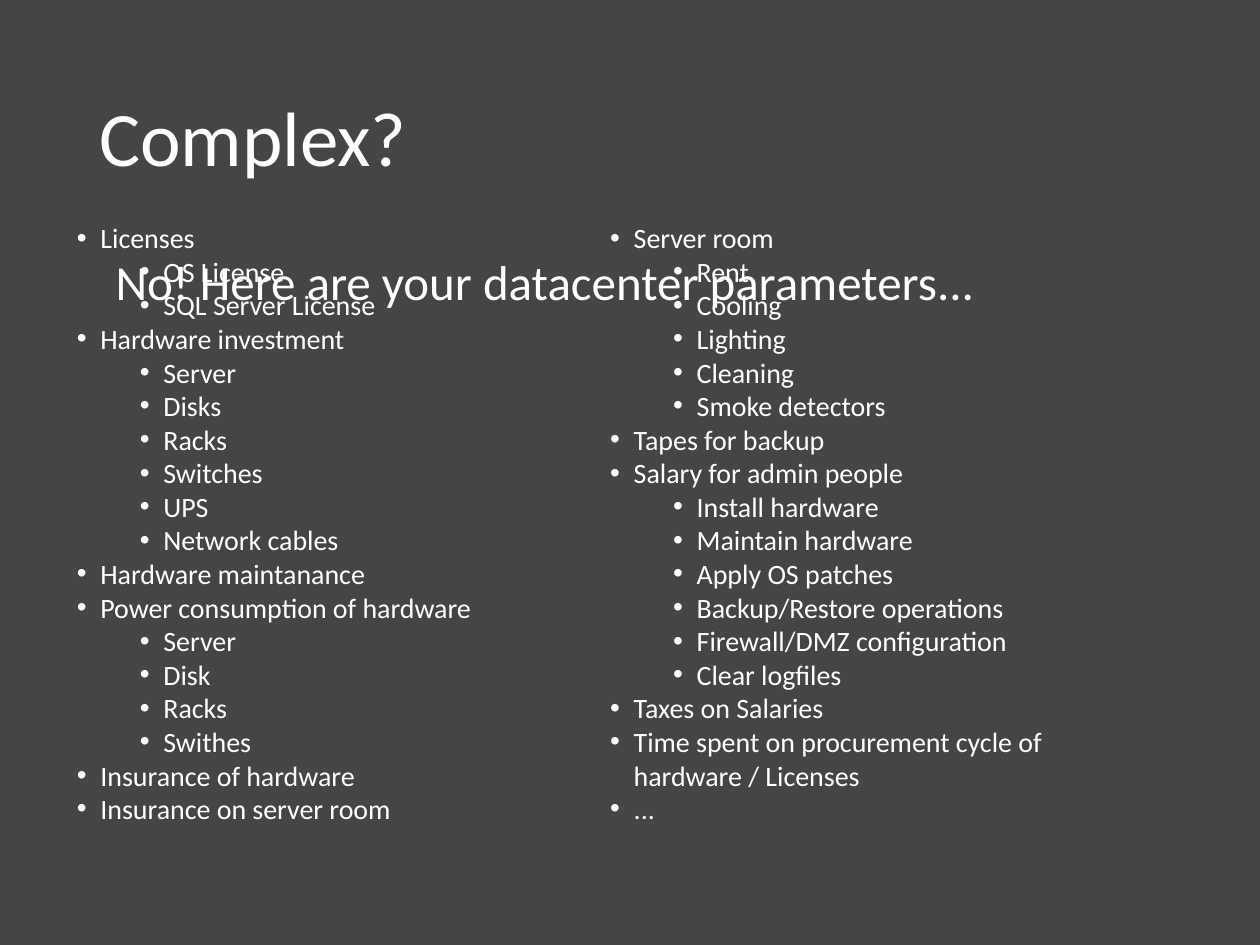
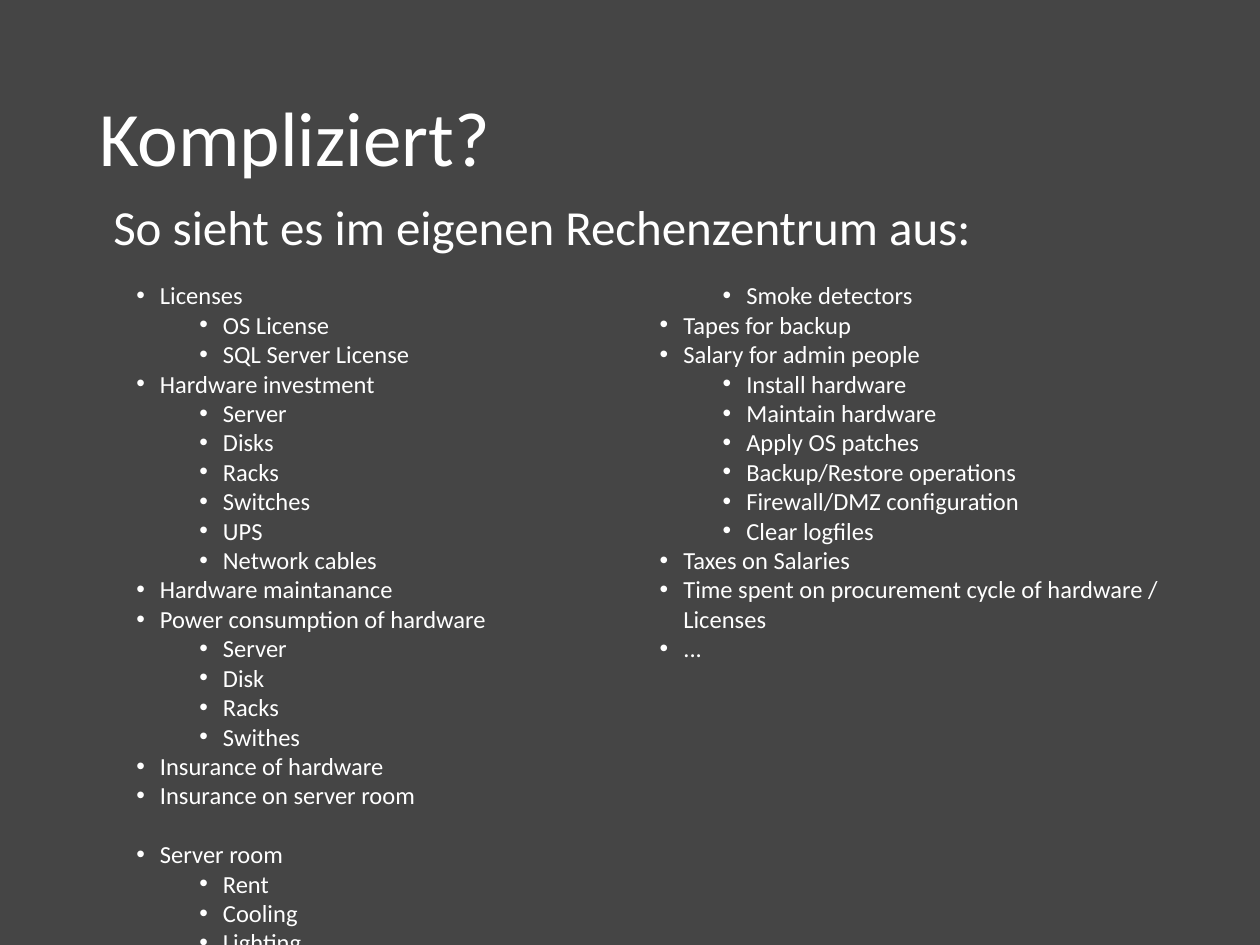
Before and after one commit to ErnstHutsteiner/AzureTraining, a slide deck: slide 35 of slides/Kapitel 1 Azure Ueberblick.pptx (slide 36 before the commit). Drawn at 1260x945 pixels with LibreOffice and Linux fonts; fonts in the diff are those of the drawing; background and template pictures are left out. Boxes give left, top, right and bottom in pixels: in the first picture for what was removed or moved away, otherwise in the second. Text is boxed around its words. In the diff, an @@ line names an element or a change of style, - is before the commit and + after.

```diff
--- a/slides/Kapitel 1 Azure Ueberblick.pptx
+++ b/slides/Kapitel 1 Azure Ueberblick.pptx
@@ title at <box>99,112,490,179</box>: text changed @@
-Complex?
+Kompliziert?
@@ text added at <box>113,211,970,254</box>, 28 pt, text #FFFFFF @@
+So sieht es im eigenen Rechenzentrum aus:
@@ text removed at <box>116,263,974,312</box> @@
-No! Here are your datacenter parameters...
@@ text "Licenses": place and size @@
-text "Licenses" at <box>100,229,1041,819</box>
+text "Licenses" at <box>160,287,1142,926</box>
@@ text "Licenses" at <box>160,287,1142,926</box>: size 16 to 14 pt @@
```
Also in this commit, not shown: 4 other slides changed, 1 slide removed, 1 other file.
